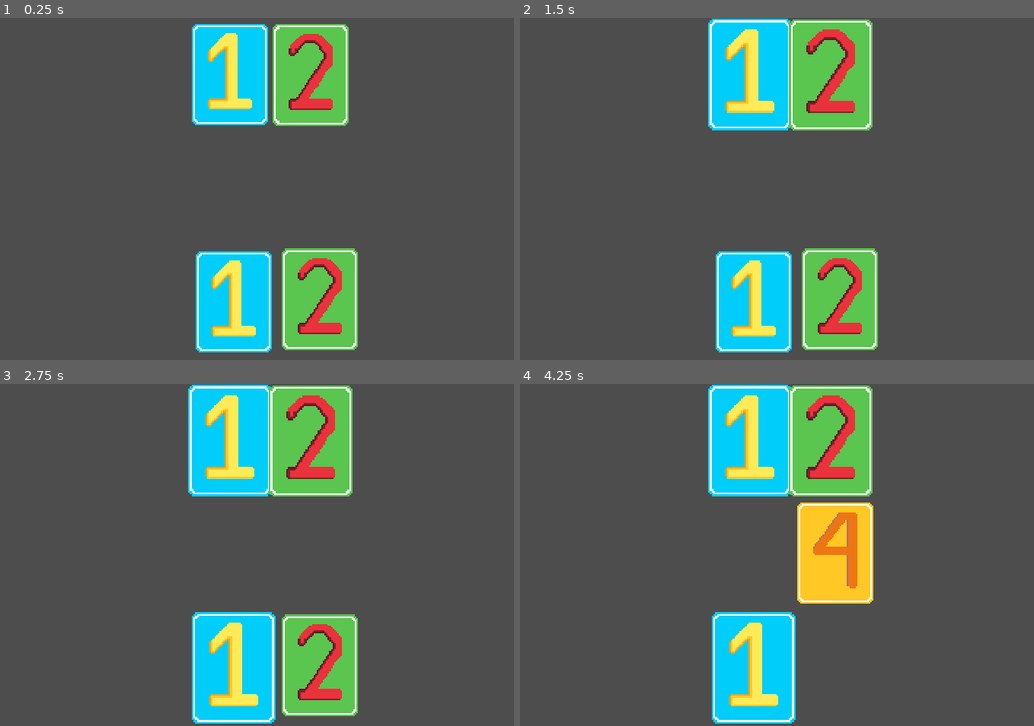
Above: before the commit, frames 1-4 (two rows, left to right).
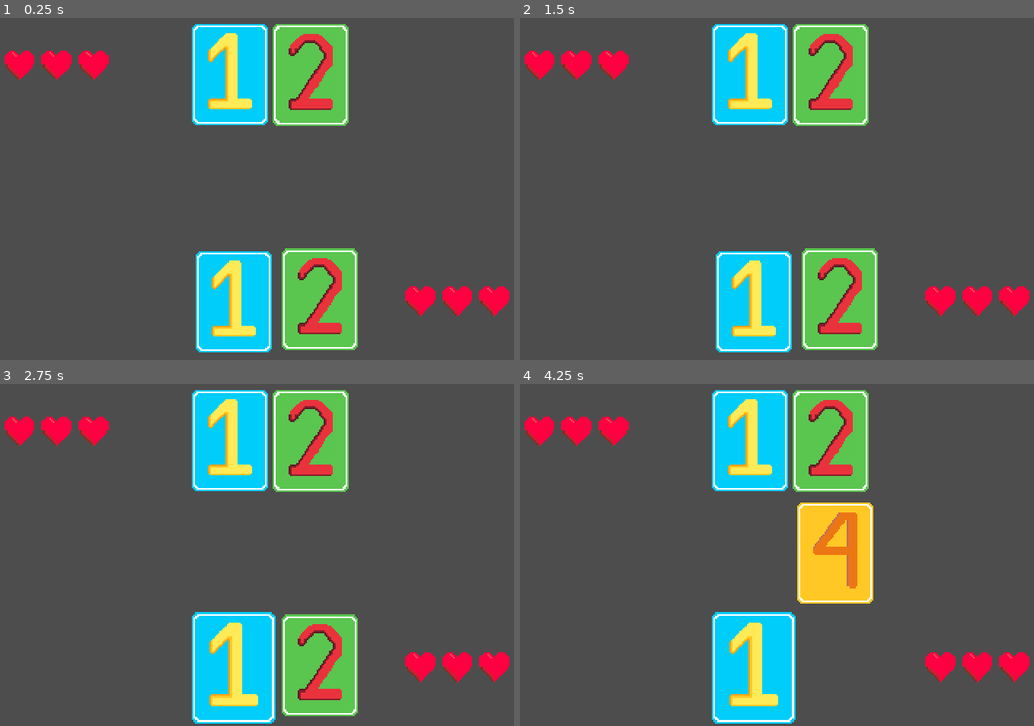
Above: after the commit, the same moments.

Repository: Hex-4/chop-chop-game-thing
Game: Godot game, scene res://dragging.tscn
The game is run twice, just before and just after one commit, with the same random seed, the same clock (stepped at 60 frames per second) and the same inputs.
Inputs (mouse positions are in pixels of both pictures, inside the frame that each line leads up to):
- Up to frame 1 (0.25 s): no input
- Up to frame 2 (1.5 s): tap Enter at 0.5 s; drag from (751, 76) to (751, 301) at 0.52 s; drag from (828, 76) to (751, 301) at 1.27 s
- Up to frame 3 (2.75 s): click (231, 667) at 2.17 s
- Up to frame 4 (4.25 s): tap Space at 2.75 s; drag from (838, 664) to (828, 442) at 2.77 s; move the mouse to (967, 606) at 3.52 s; click (967, 606) at 3.67 s

The runs differ from the first frame. In frame 1, 2.1% of the frame differs, in the area x 0-100%, y 9-88%; in frame 2, 5.4%; in frame 3, 5.4%, in the area x 0-100%, y 0-88%; in frame 4, 5.4%.
Error after the commit: Invalid access to property or key 'position' on a base object of type 'InputEventKey'. (res://card.gd:48)

Commit message:
uh i just need to push this to github

Diff:
--- a/bg.gd
+++ b/bg.gd
@@ -12,5 +12,10 @@
 
 
 func _input_event(viewport, event, shape_idx):
-	if event is InputEventMouseButton and event.button_mask == 1 and viewport.is_input_handled() == false:
-		print("BG CLICKED!")
+	if event is InputEventMouseButton and event.button_mask == 1:
+		var cards = get_tree().get_nodes_in_group("card")
+		for i in cards:
+			if i.scale > Vector2(1,1):
+				var tween = get_tree().create_tween()
+				i.active = false
+				tween.tween_property(i, "scale", Vector2(1,1), 0.2).set_trans(Tween.TRANS_CUBIC).set_ease(Tween.EASE_OUT)
--- a/card.gd
+++ b/card.gd
@@ -14,7 +14,7 @@
 		canDrag = value
 var cards_that_are_not_being_dragged = []
 var overlaps
-var prev_pos
+@onready var prev_pos = position
 var animating = false
 var prev_can_drag = false
 var active
@@ -41,48 +41,94 @@
 		$".".global_position = lerp($".".global_position, get_global_mouse_position(), 8 * delta)
 
 
-func _input_event(viewport, event, shape_idx):
+func _input(event):
 	if event is InputEventMouseMotion or InputEventMouseButton:
-		if event is InputEventMouseButton and event.double_click:
-			print("ATTAC")
-		if event.button_mask == 1 and (get_parent() == manager.playing) and event is InputEventMouseMotion:
-			cards_that_are_not_being_dragged = []
-			for i in get_tree().get_nodes_in_group("card"):
-				if i.canDrag == false or i == self:
-					cards_that_are_not_being_dragged.append(i)
-			if len(cards_that_are_not_being_dragged) == len(get_tree().get_nodes_in_group("card")):
-				if canDrag == false:
-					prev_pos = position
-				canDrag = true
-				z_index = 1000
-		elif event is InputEventMouseButton and event.button_mask == 1 and not canDrag and scale == Vector2(1,1):
-			var tween = get_tree().create_tween()
-			active = true
-			tween.tween_property(self, "scale", Vector2(1.1,1.1), 0.2).set_trans(Tween.TRANS_CUBIC).set_ease(Tween.EASE_OUT)
-		else:
-			canDrag = false
-			#var tween = get_tree().create_tween()
+		var shape_global_rect = $CollisionShape2D.shape.get_rect()
+		shape_global_rect = Rect2(shape_global_rect.position + position, shape_global_rect.size)
+		if shape_global_rect.has_point(event.position):
+
+			if event is InputEventMouseButton and event.double_click:
+				print("ATTAC")
+			if event.button_mask == 1 and (get_parent() == manager.playing) and event is InputEventMouseMotion:
+				cards_that_are_not_being_dragged = []
+				for i in get_tree().get_nodes_in_group("card"):
+					if i.canDrag == false or i == self:
+						cards_that_are_not_being_dragged.append(i)
+				if len(cards_that_are_not_being_dragged) == len(get_tree().get_nodes_in_group("card")):
+					if canDrag == false:
+						prev_pos = position
+					canDrag = true
+
+					z_index = 1000
+			elif event is InputEventMouseButton and event.button_mask == 1 and not canDrag and scale == Vector2(1,1):
+				var active_card: Node = null
+				for i in get_tree().get_nodes_in_group("card"):
+					if i.active:
+						active_card = i
+						break
+				if active_card:
+					active_card.swap(self)
+					var tween = get_tree().create_tween()
+					active = false
+					tween.tween_property(self, "scale", Vector2(1,1), 0.2).set_trans(Tween.TRANS_CUBIC).set_ease(Tween.EASE_OUT)
+
+				elif (get_parent() == manager.playing):
+					var tween = get_tree().create_tween()
+					print("card clicked")
+					active = true
+					tween.tween_property(self, "scale", Vector2(1.1,1.1), 0.2).set_trans(Tween.TRANS_CUBIC).set_ease(Tween.EASE_OUT)
+			elif not event.is_pressed():
+				canDrag = false
+				#var tween = get_tree().create_tween()
+			overlaps = get_overlapping_areas()
+			overlaps = overlaps.filter(remove_non_cards)
+			if not len(overlaps) > 0:
+				get_viewport().set_input_as_handled()
+
 func released():
+	var first_card
+	print("Released!")
 	overlaps = get_overlapping_areas()
+	overlaps = overlaps.filter(remove_non_cards)
+	if overlaps:
+		first_card = overlaps[0]
+	else:
+		first_card = null
 	if scale > Vector2(1,1):
 		var tween = get_tree().create_tween()
 		active = false
 		tween.tween_property(self, "scale", Vector2(1,1), 0.2).set_trans(Tween.TRANS_CUBIC).set_ease(Tween.EASE_OUT)
-	if overlaps and overlaps[0].is_in_group("card"):
-		if overlaps[0].team != team and (not overlaps[0].animating) and (not animating) and (overlaps[0].is_in_group("card")):
+	swap(first_card)
+
+
+
+func _on_mouse_entered():
+	if (not canDrag) and len(get_overlapping_areas().filter(remove_non_cards)) == 0 :
+		#var tween = get_tree().create_tween()
+		#tween.tween_property(self, "position", Vector2(position.x, position.y - 5), 0.2).set_trans(Tween.TRANS_CUBIC).set_ease(Tween.EASE_OUT)
+		sprite.play(sprite.animation)
+
+
+func swap(card: Node):
+	if card:
+		if card.team != team and (not card.animating) and (not animating):
 			animating = true
-			z_index = overlaps[0].z_index + 1
+			z_index = card.z_index + 1
 			rotation_degrees = 0
-			var target_pos = Vector2(overlaps[0].position.x,overlaps[0].position.y - 3)
+			var target_pos = Vector2(card.position.x,card.position.y - 3)
 			var tween = get_tree().create_tween()
+			if scale > Vector2(1,1):
+				tween.tween_property(self, "scale", Vector2(1,1), 0.05).set_trans(Tween.TRANS_CUBIC).set_ease(Tween.EASE_OUT)
 			tween.tween_property(self, "position", target_pos, 0.2).set_trans(Tween.TRANS_CUBIC).set_ease(Tween.EASE_OUT)
 			tween.tween_interval(0.1)
 			tween.tween_property(self, "rotation_degrees", 360, 0.5).set_trans(Tween.TRANS_CUBIC).set_ease(Tween.EASE_OUT)
 			tween.tween_interval(0.1)
-			tween.tween_callback(do_da_math.bind(self).bind(overlaps[0]))
+			tween.tween_callback(do_da_math.bind(self).bind(card))
 
 			tween.tween_property(self, "position", prev_pos, 0.4).set_trans(Tween.TRANS_CUBIC).set_ease(Tween.EASE_OUT)
 			tween.tween_callback(set_animating_to_false)
+
+			tween.tween_callback(become_inactive)
 			tween.tween_callback(played.emit)
 		else:
 			var tween = get_tree().create_tween()
@@ -90,14 +136,6 @@
 	else:
 		var tween = get_tree().create_tween()
 		tween.tween_property(self, "position", prev_pos, 0.2).set_trans(Tween.TRANS_CUBIC).set_ease(Tween.EASE_OUT)
-
-
-func _on_mouse_entered():
-	if (not canDrag) and len(get_overlapping_areas()) == 0 :
-		#var tween = get_tree().create_tween()
-		#tween.tween_property(self, "position", Vector2(position.x, position.y - 5), 0.2).set_trans(Tween.TRANS_CUBIC).set_ease(Tween.EASE_OUT)
-		sprite.play(sprite.animation)
-
 
 
 func _on_mouse_exited():
@@ -120,3 +158,12 @@
 
 func set_animating_to_false():
 	animating = false
+
+func remove_non_cards(o):
+	if o.is_in_group("card"):
+		return true
+	else:
+		return false
+
+func become_inactive():
+	active = false
--- a/dragging.tscn
+++ b/dragging.tscn
@@ -1,7 +1,13 @@
-[gd_scene load_steps=3 format=3 uid="uid://c70515e17ph6y"]
+[gd_scene load_steps=7 format=3 uid="uid://c70515e17ph6y"]
 
 [ext_resource type="Script" path="res://cardmanager.gd" id="1_loax4"]
+[ext_resource type="Script" path="res://hearts.gd" id="2_ugjs4"]
+[ext_resource type="Texture2D" uid="uid://dbpaxo6048mfy" path="res://heart-3x.png" id="2_vcdgv"]
 [ext_resource type="PackedScene" uid="uid://dp6q3og2yem0d" path="res://card.tscn" id="2_vdxtg"]
+[ext_resource type="Script" path="res://bg.gd" id="3_1kmf4"]
+
+[sub_resource type="RectangleShape2D" id="RectangleShape2D_j1cty"]
+size = Vector2(1206, 693)
 
 [node name="Node2D" type="Node2D" node_paths=PackedStringArray("bottom_team", "top_team")]
 script = ExtResource("1_loax4")
@@ -9,6 +15,22 @@
 top_team = NodePath("Top team")
 
 [node name="Top team" type="Node2D" parent="."]
+
+[node name="Hearts Top" type="Node2D" parent="Top team"]
+position = Vector2(116, 90)
+script = ExtResource("2_ugjs4")
+metadata/_edit_group_ = true
+
+[node name="1" type="Sprite2D" parent="Top team/Hearts Top"]
+texture = ExtResource("2_vcdgv")
+
+[node name="2" type="Sprite2D" parent="Top team/Hearts Top"]
+position = Vector2(70, 0)
+texture = ExtResource("2_vcdgv")
+
+[node name="3" type="Sprite2D" parent="Top team/Hearts Top"]
+position = Vector2(140, 0)
+texture = ExtResource("2_vcdgv")
 
 [node name="top 1" parent="Top team" instance=ExtResource("2_vdxtg")]
 position = Vector2(514, 107)
@@ -21,9 +43,33 @@
 
 [node name="Bottom team" type="Node2D" parent="."]
 
+[node name="Hearts Bottom" type="Node2D" parent="Bottom team"]
+position = Vector2(874, 537)
+metadata/_edit_group_ = true
+
+[node name="1" type="Sprite2D" parent="Bottom team/Hearts Bottom"]
+texture = ExtResource("2_vcdgv")
+
+[node name="2" type="Sprite2D" parent="Bottom team/Hearts Bottom"]
+position = Vector2(70, 0)
+texture = ExtResource("2_vcdgv")
+
+[node name="3" type="Sprite2D" parent="Bottom team/Hearts Bottom"]
+position = Vector2(140, 0)
+texture = ExtResource("2_vcdgv")
+
 [node name="bottom 1" parent="Bottom team" instance=ExtResource("2_vdxtg")]
 position = Vector2(521, 538)
 
 [node name="bottom 2" parent="Bottom team" instance=ExtResource("2_vdxtg")]
 position = Vector2(684, 533)
 number = 2
+
+[node name="Background" type="Area2D" parent="."]
+visible = false
+collision_priority = -5.0
+script = ExtResource("3_1kmf4")
+
+[node name="CollisionShape2D" type="CollisionShape2D" parent="Background"]
+position = Vector2(593, 336.5)
+shape = SubResource("RectangleShape2D_j1cty")
--- /dev/null
+++ b/hearts.gd
@@ -0,0 +1,32 @@
+extends Node2D
+
+@onready var team_node: Node = $".."
+var hearts = 3:
+	get:
+		return hearts
+	set(value):
+		if hearts != value:
+			change_visible_hearts(value)
+		hearts = value
+
+# Called when the node enters the scene tree for the first time.
+func _ready() -> void:
+	pass
+
+
+# Called every frame. 'delta' is the elapsed time since the previous frame.
+func _process(delta: float) -> void:
+	pass
+
+func change_visible_hearts(new_value):
+	var diff = new_value - hearts
+	if diff > 0:
+		var tween = get_tree().create_tween()
+		for i in range(0,diff):
+			tween.tween_property(get_node(str(new_value - i)), "scale", Vector2(0,0), 0.2).set_trans(Tween.TRANS_CUBIC).set_ease(Tween.EASE_OUT)
+
+func increase_hearts():
+	hearts += 1
+
+func decrease_hearts():
+	hearts -= 1
Binary file changed: heart-3x.png
